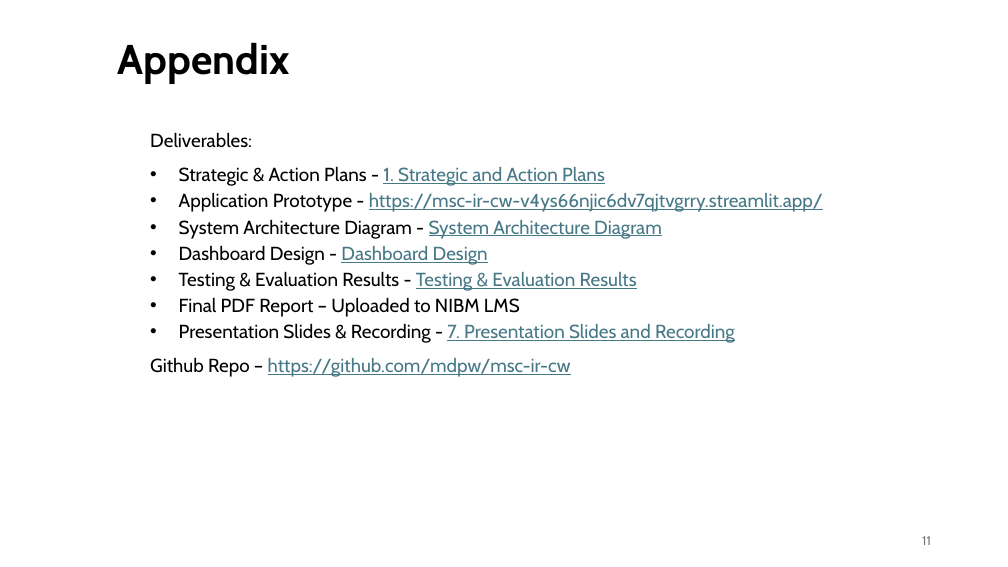
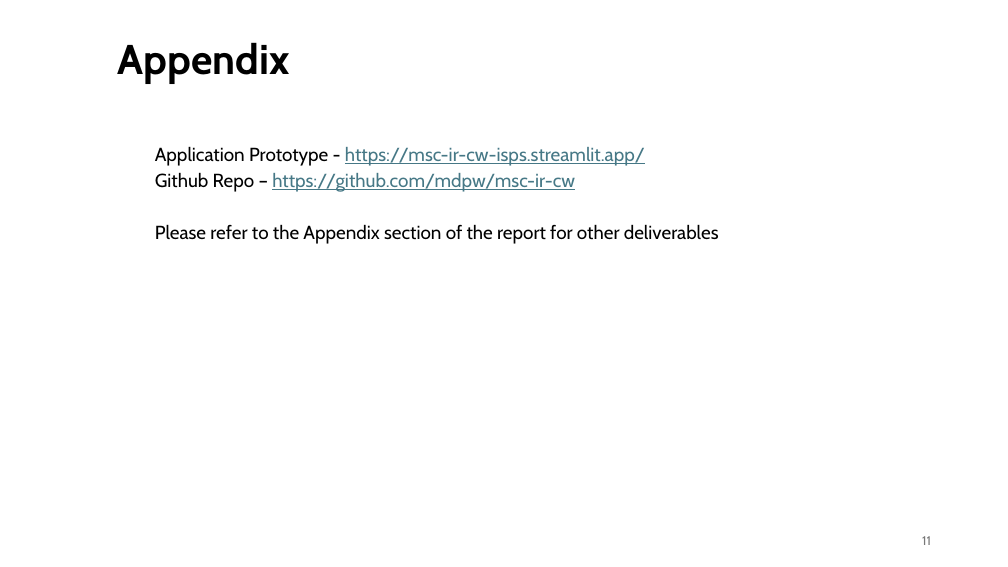
Before and after one commit to mdpw/msc-ir-cw, a slide deck: slide 11 of docs/Presentation.pptx. Drawn at 1008x567 pixels with LibreOffice and Linux fonts; fonts in the diff are those of the drawing. Boxes give left, top, right and bottom in pixels: in the first picture for what was removed or moved away, otherwise in the second. Text is boxed around its words. In the diff, an @@ line names an element or a change of style, - is before the commit and + after.

Commit message:
Doc and project repo finalized

```diff
--- a/docs/Presentation.pptx
+++ b/docs/Presentation.pptx
@@ text at (x1=155, y1=146, x2=719, y2=244): text changed; text colour #467886 to #000000 @@
-Deliverables:
-• Strategic & Action Plans - 1. Strategic and Action Plans
-• Application Prototype - https://msc-ir-cw-v4ys66njic6dv7qjtvgrry.streamlit.app/
-• System Architecture Diagram - System Architecture Diagram
-• Dashboard Design - Dashboard Design
-• Testing & Evaluation Results - Testing & Evaluation Results
-• Final PDF Report – Uploaded to NIBM LMS
-• Presentation Slides & Recording - 7. Presentation Slides and Recording
-Github Repo – https://github.com/mdpw/msc-ir-cw
+Application Prototype - https://msc-ir-cw-isps.streamlit.app/
+Github Repo – https://github.com/mdpw/msc-ir-cw
+Please refer to the Appendix section of the report for other deliverables
```
Also in this commit, not shown: 1 other slide changed, 6 other files.
